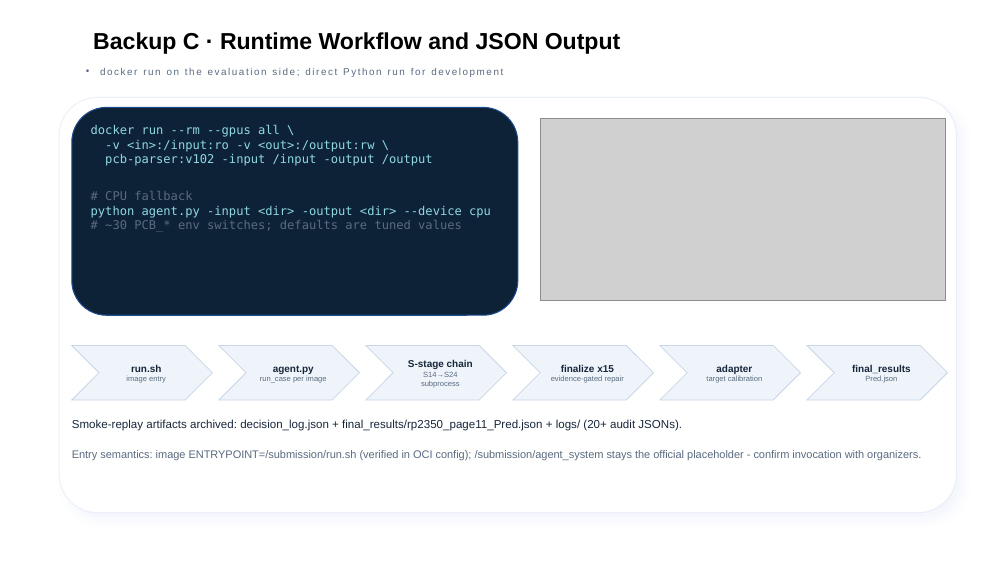
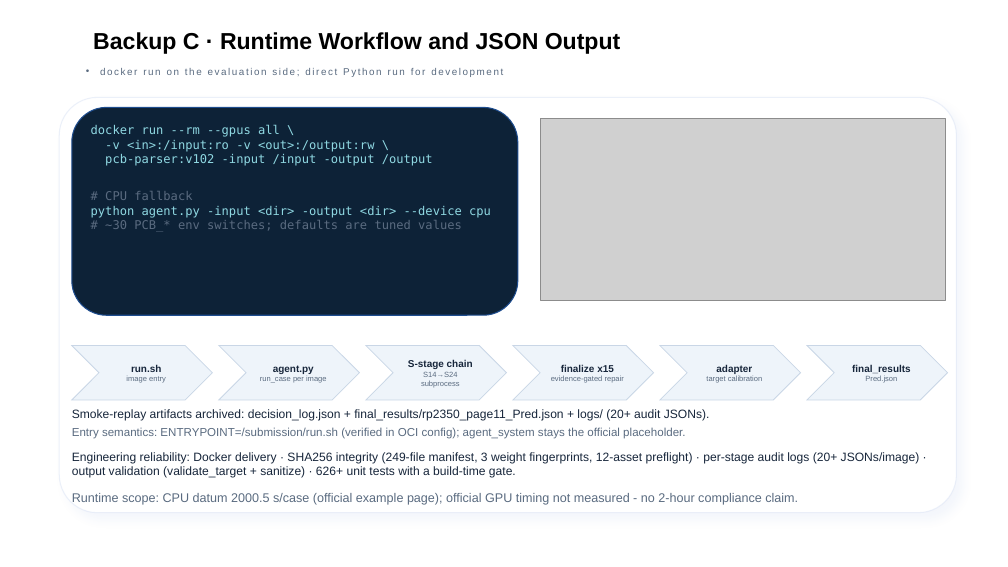
Before and after one commit to zc-cc1/pcb-schematic-parser, a slide deck: slide 15 of docs/eda_final_defense/slides/EDA精英挑战赛_决赛答辩_官方模板版.pptx. Drawn at 1008x567 pixels with LibreOffice and Linux fonts; fonts in the diff are those of the drawing; grey boxes stand for pictures; background and template pictures are left out. Boxes give left, top, right and bottom in pixels: in the first picture for what was removed or moved away, otherwise in the second. Text is boxed around its words. In the diff, an @@ line names an element or a change of style, - is before the commit and + after.

```diff
--- a/docs/eda_final_defense/slides/EDA精英挑战赛_决赛答辩_官方模板版.pptx
+++ b/docs/eda_final_defense/slides/EDA精英挑战赛_决赛答辩_官方模板版.pptx
@@ text "Smoke-replay artifacts archived: decision_log.json + ...": place and size @@
-text "Smoke-replay artifacts archived: decision_log.json + ..." at (72, 419, 682, 431)
+text "Smoke-replay artifacts archived: decision_log.json + ..." at (72, 409, 710, 420)
@@ text "Smoke-replay artifacts archived: decision_log.json + ..." at (72, 409, 710, 420): size 11 to 11.5 pt @@
@@ text at (72, 427, 685, 439): text changed; size 10.5 to 11 pt @@
-Entry semantics: image ENTRYPOINT=/submission/run.sh (verified in OCI config); /submission/agent_system stays the official placeholder - confirm invocation with organizers.
+Entry semantics: ENTRYPOINT=/submission/run.sh (verified in OCI config); agent_system stays the official placeholder.
@@ text added at (72, 452, 920, 478), 11.5 pt, text #17263B @@
+Engineering reliability: Docker delivery · SHA256 integrity (249-file manifest, 3 weight fingerprints, 12-asset preflight) · per-stage audit logs (20+ JSONs/image) · output validation (validate_target + sanitize) · 626+ unit tests with a build-time gate.
@@ text added at (72, 493, 798, 505), 12 pt, text #5A6B80 @@
+Runtime scope: CPU datum 2000.5 s/case (official example page); official GPU timing not measured - no 2-hour compliance claim.
```
Also in this commit, not shown: 15 other slides changed, 23 other files.
